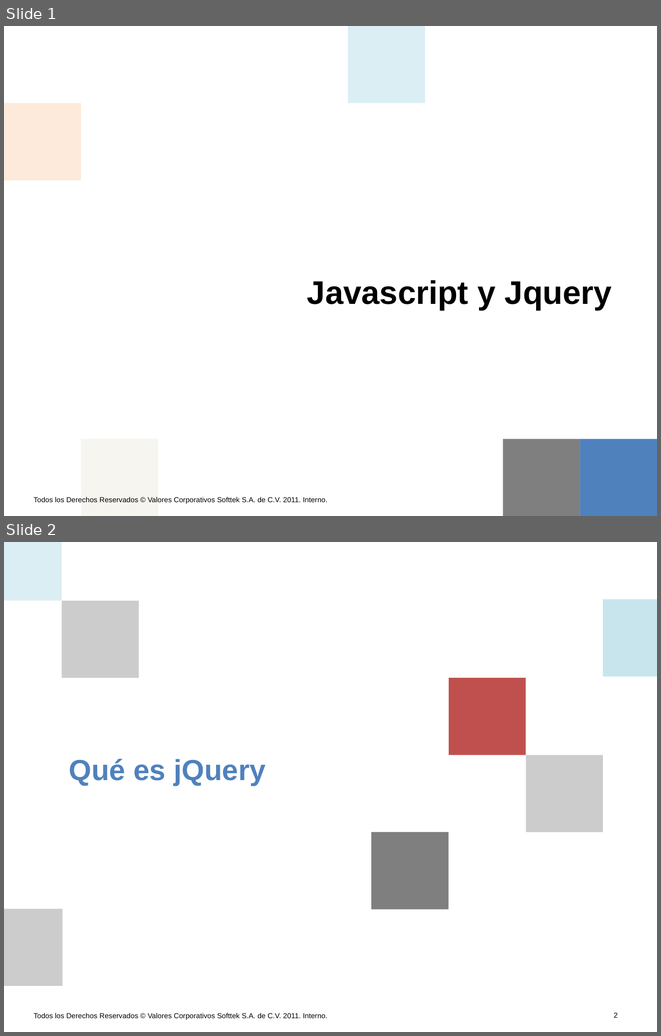
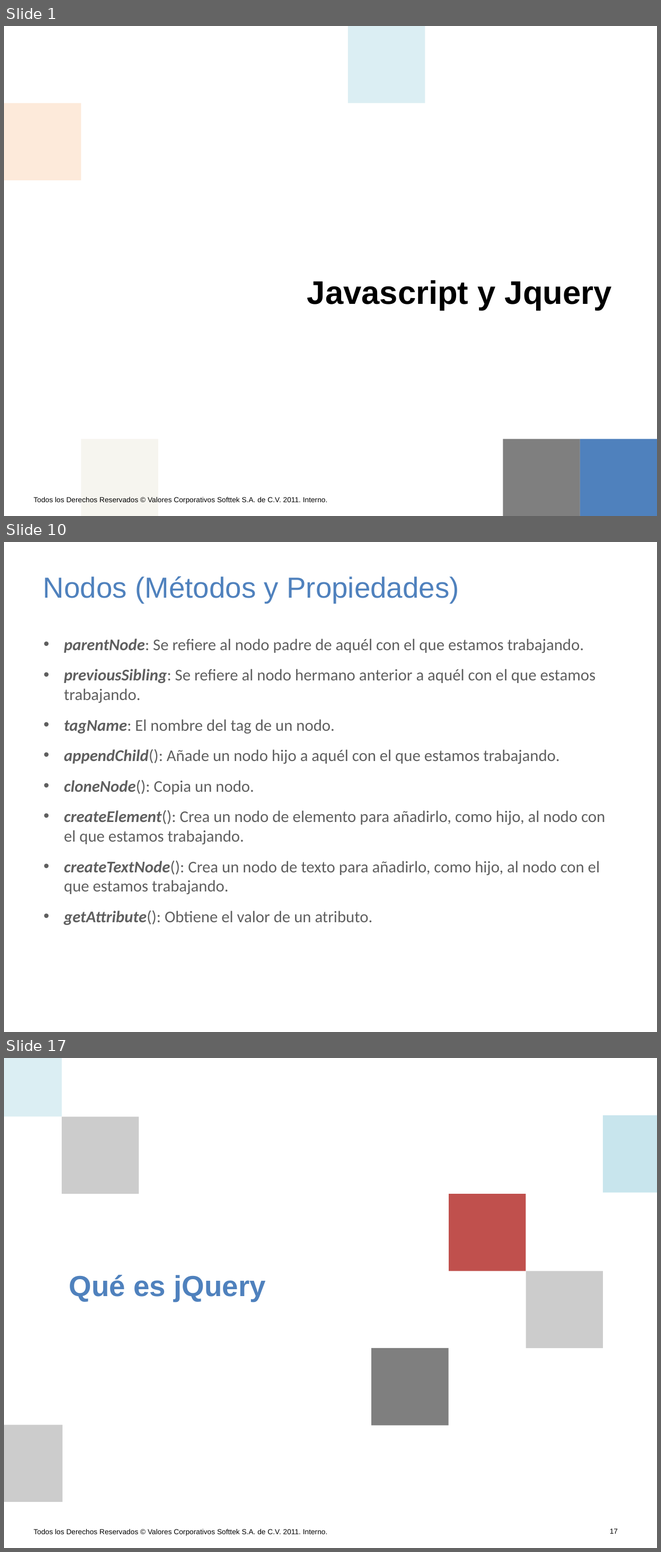
Before and after one commit to AlanNoboa/STKJavascriptJquery, a slide deck: Javascript y JQuery.pptx. Shown one above the other, each under a label of ours: slides 1 and 2 before the commit, slides 1, 10 and 17 after it; the slides between them are not shown. The pictures are 661x1036 and 661x1552 pixels, drawn with LibreOffice and Linux fonts; fonts in the diff are those of the drawing; background and template pictures are left out. Boxes give left, top, right and bottom in pixels: in the first picture for what was removed or moved away, otherwise in the second. Text is boxed around its words. In the diff, an @@ line names an element or a change of style, - is before the commit and + after.

```diff
--- a/Javascript y JQuery.pptx
+++ b/Javascript y JQuery.pptx
@@ slide 10 added at bbox=[4, 542, 657, 1032], background #FFFFFF @@
@@ title added at bbox=[43, 576, 459, 602], 32 pt, text #4F81BD @@
+Nodos (Métodos y Propiedades)
@@ text added at bbox=[64, 638, 605, 925], 18 pt, text #5F5F5F @@
+• parentNode: Se refiere al nodo padre de aquél con el que estamos trabajando.
+• previousSibling: Se refiere al nodo hermano anterior a aquél con el que estamos trabajando.
+• tagName: El nombre del tag de un nodo.
+• appendChild(): Añade un nodo hijo a aquél con el que estamos trabajando.
+• cloneNode(): Copia un nodo.
+• createElement(): Crea un nodo de elemento para añadirlo, como hijo, al nodo con el que estamos trabajando.
+• createTextNode(): Crea un nodo de texto para añadirlo, como hijo, al nodo con el que estamos trabajando.
+• getAttribute(): Obtiene el valor de un atributo.
@@ what was slide 2 is now slide 17 @@
@@ page number at bbox=[610, 1528, 618, 1533]: text changed @@
-2
+17
```
Also in this commit, not shown: 14 other slides added.
